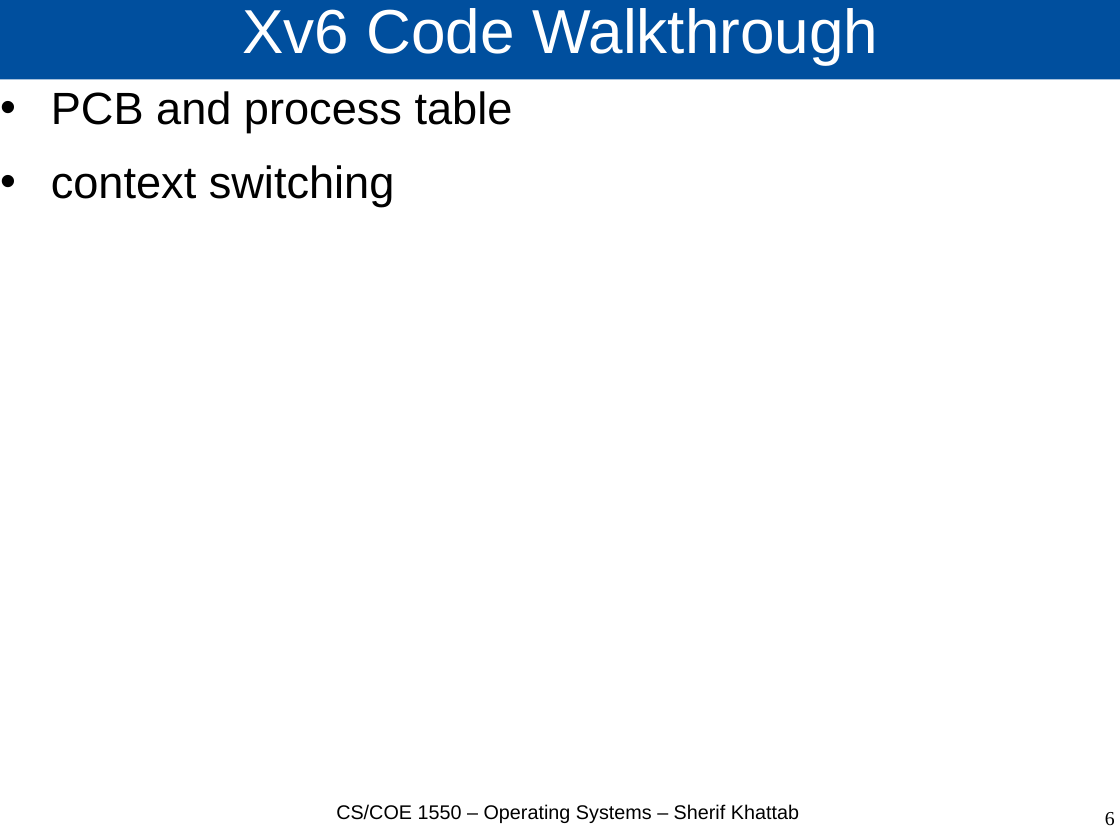
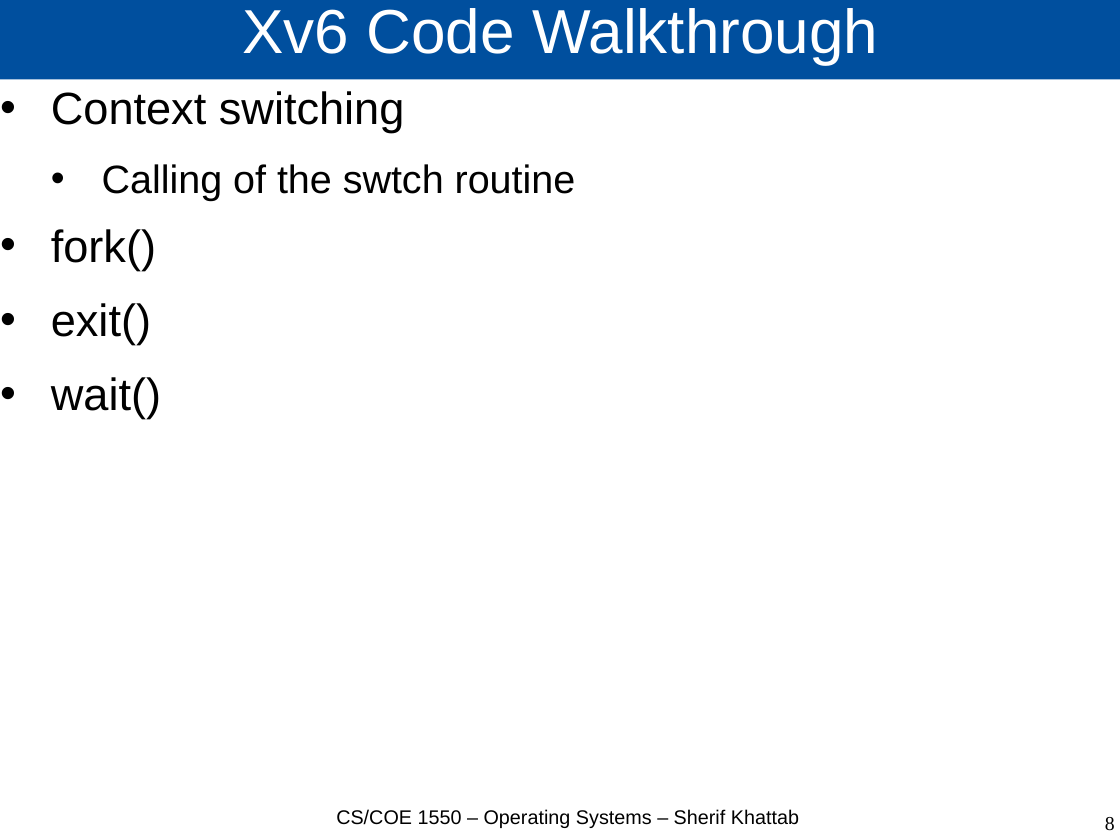
Before and after one commit to cs1550-2224/cs1550-code-handouts, a slide deck: slide 8 of DraftSlides/Lecture3.pptx (slide 6 before the commit). Drawn at 1120x840 pixels with LibreOffice and Linux fonts; fonts in the diff are those of the drawing. Boxes give left, top, right and bottom in pixels: in the first picture for what was removed or moved away, otherwise in the second. Text is boxed around its words. In the diff, an @@ line names an element or a change of style, - is before the commit and + after.

Commit message:
Lecture 2

```diff
--- a/DraftSlides/Lecture3.pptx
+++ b/DraftSlides/Lecture3.pptx
@@ text at (51, 91, 576, 419): text changed @@
-• PCB and process table
-• context switching
+• Context switching
+  • Calling of the swtch routine
+• fork()
+• exit()
+• wait()
@@ text "CS/COE 1550 – Operating Systems ...": place and size @@
-text "CS/COE 1550 – Operating Systems ..." at (336, 804, 799, 823)
+text "CS/COE 1550 – Operating Systems ..." at (336, 809, 799, 828)
@@ page number at (1105, 817, 1115, 831): text changed @@
-6
+8
```
Also in this commit, not shown: 4 other slides changed, 1 slide added, 11 slides removed, 3 other files.
